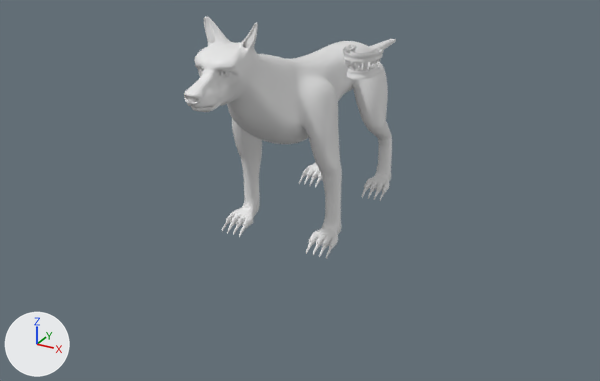
The Blender file scenes/dog.blend: old version first, new version second.
Camera for both pictures: a 50 mm lens placed at (25.4, -38.5, 12.6), pointed at (-0.2, 8.0, -10.7). Lighting does not change. The marker at lower left points along +X, +Y and +Z.
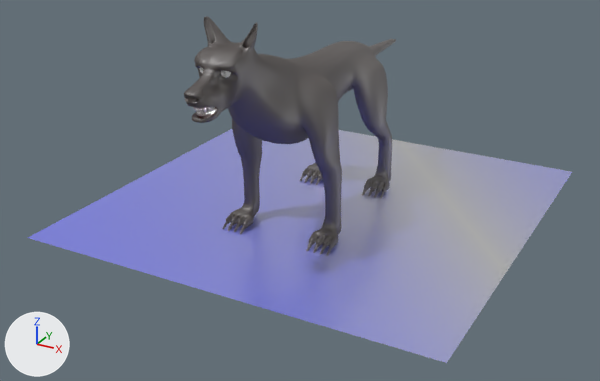
Commit message: Dog scene, complete

Location of each change, [x1, y1, x2, y2] in pixels of the pictures (600 x 381 px):
'Plane', added
    after: [28, 129, 572, 363]
'Cube', reshaped
    before: [184, 16, 396, 259]
    after: [184, 16, 396, 256]
'Cube.001', recoloured, moved, turned, rescaled
    before: [343, 45, 384, 80]
    after: [193, 107, 217, 118]
part 1 of me_cube, built on
    before: [190, 74, 248, 112]
    after: [190, 74, 248, 123]
part 2 of me_cube, recoloured
    both: [184, 16, 396, 256]
part 3 of me_cube_001, recoloured
    before: [346, 63, 381, 80]
    after: [197, 108, 217, 118]
part 4 of me_cube_001, recoloured
    before: [343, 46, 382, 63]
part 5 of me_cube_001, recoloured
    before: [348, 45, 384, 58]
part 6 of me_cube_001, recoloured
    before: [345, 58, 381, 71]
    after: [193, 107, 216, 115]

The change, as a list of edits to the scene's bpy script:
```text
Add ng_pbr_dielectric:
    ng_pbr_dielectric = bpy.data.node_groups.new('PBR Dielectric', 'ShaderNodeTree')
    # nodes: BsdfDiffuse, Group, Math
    # colours: red #e7252e
Add ng_reflection:
    ng_reflection = bpy.data.node_groups.new('Reflection', 'ShaderNodeTree')
    # nodes: BsdfAnisotropic, Group, Math, Mix, MixShader
    # colours: white #ffffff
Add ng_fresnel:
    ng_fresnel = bpy.data.node_groups.new('Fresnel', 'ShaderNodeTree')
    # nodes: Fresnel, LayerWeight, Math, Mix, NewGeometry
Add mat_teeth:
    mat_teeth = bpy.data.materials.new('Teeth')
    mat_teeth.use_nodes = True; mat_teeth.node_tree.nodes.clear()
    _N = mat_teeth.node_tree.nodes; _L = mat_teeth.node_tree.links
    n0 = _N.new('ShaderNodeOutputMaterial'); n0.name = 'Material Output'
    n1 = _N.new('ShaderNodeGroup'); n1.name = 'Group'
    n1.node_tree = ng_pbr_dielectric
    n1.inputs[0].default_value = (1.0, 1.0, 1.0, 1.0)  # 'Color', white #ffffff
    n1.inputs[1].default_value = 0.164  # 'Roughness'
    n1.inputs[2].default_value = 0.582  # 'Reflection'
    n1.inputs[3].default_value = (0.0, 0.0, 0.0)  # 'Normal'
    _L.new(n1.outputs[0], n0.inputs[0])  # 'Shader' to 'Surface'
Add mat_gums:
    mat_gums = bpy.data.materials.new('Gums')
    # nodes: Bump, Group, Math, OutputMaterial, TexNoise
    # colours: dark red #720719
Add mat_material_001:
    mat_material_001 = bpy.data.materials.new('Material.001')
    mat_material_001.use_nodes = True; mat_material_001.node_tree.nodes.clear()
    _N = mat_material_001.node_tree.nodes; _L = mat_material_001.node_tree.links
    n0 = _N.new('ShaderNodeOutputMaterial'); n0.name = 'Material Output'
    n1 = _N.new('ShaderNodeGroup'); n1.name = 'Group'
    n1.node_tree = ng_pbr_dielectric
    n1.inputs[0].default_value = (0.0203, 0.00585, 0.00185, 1.0)  # 'Color', black #271206
    n1.inputs[1].default_value = 0.564  # 'Roughness'
    n1.inputs[2].default_value = 0.155  # 'Reflection'
    n1.inputs[3].default_value = (0.0, 0.0, 0.0)  # 'Normal'
    _L.new(n1.outputs[0], n0.inputs[0])  # 'Shader' to 'Surface'
Add mat_material:
    mat_material = bpy.data.materials.new('Material')
    mat_material.use_nodes = True; mat_material.node_tree.nodes.clear()
    _N = mat_material.node_tree.nodes; _L = mat_material.node_tree.links
    n0 = _N.new('ShaderNodeOutputMaterial'); n0.name = 'Material Output'
    n1 = _N.new('ShaderNodeGroup'); n1.name = 'Group'
    n1.node_tree = ng_pbr_dielectric
    n1.inputs[0].default_value = (0.178, 0.196, 0.8, 1.0)  # 'Color', blue #757ae7
    n1.inputs[1].default_value = 0.291  # 'Roughness'
    n1.inputs[2].default_value = 0.0909  # 'Reflection'
    n1.inputs[3].default_value = (0.0, 0.0, 0.0)  # 'Normal'
    _L.new(n1.outputs[0], n0.inputs[0])  # 'Shader' to 'Surface'
Change me_cube:
    remove me_cube.from_pydata(...)  # 737 vertices, 702 faces; spans x 0.0..4.2, y -4.6..23.5, z -13.1..2.8
    add me_cube.from_pydata(...)  # 783 vertices, 741 faces, 1 loose edge; spans x 0.0..4.2, y -4.6..23.5, z -13.1..2.8
    me_cube part 1
    6 vertices are removed from x 0.0..0.7, y -4.1..-2.4, z -1.4..-1.1
    8 faces are deleted
    5 vertices in x 0.0..0.8, y -2.4..-1.6, z -1.7..-1.3 move by (0.0, 0.1, -0.4)
    4 vertices in x 0.0..0.4, y -3.7..-3.1, z -1.7..-1.5 move by (0.0, 0.1, -0.6)
    3 vertices in x 0.6..1.0, y -1.8..-1.5, z -1.3..-1.0 move by (0.0, 0.0, -0.3)
    3 vertices in x 0.5..0.6, y -3.1..-2.4, z -1.6..-1.4 move by (0.0, 0.1, -0.5)
    3 vertices in x 0.3..0.5, y -2.2..-2.0, z -1.6..-1.3 move by (0.0, 0.0, -0.4)
    14 vertices move from x 0.0..1.2, y -4.0..-1.1, z -1.9..-0.5 to x 0.0..1.2, y -4.0..-1.2, z -2.3..-0.8
    52 vertices are added at x 0.0..0.7, y -4.3..-1.5, z -2.1..-1.1
    1 loose edge is added
    47 new faces join them
    me_cube part 2: 694 faces spanning x 0.0..4.2, y -4.6..23.5, z -13.1..2.8 switch from no material to mat_material_001
Change me_cube_001:
    where me_cube_001.from_pydata(...)  # 606 vertices, 496 faces; spans x 0.0..1.2, y -0.24..2.2, z -1.36..0.26
    me_cube_001 part 3: all 88 faces centred in x 0.12..0.97, y 0.07..2.2, z -1.3..-0.84 switch from no material to mat_gums
    me_cube_001 part 4: all 60 faces centred in x 0.13..1.2, y -0.14..1.45, z -0.26..0.2 switch from no material to mat_gums
    me_cube_001 part 5: all 28 faces centred in x 0.72..1.18, y 1.76..2.0, z -0.26..0.2 switch from no material to mat_gums
    me_cube_001 part 6: all 320 faces centred in x 0.03..1.04, y -0.07..2.03, z -0.83..-0.27 switch from no material to mat_teeth
Add me_plane:
    me_plane.from_pydata([(-1.0, -1.0, 0.0), (1.0, -1.0, 0.0), (-1.0, 1.0, 0.0), (1.0, 1.0, 0.0)], [], [(0, 1, 3, 2)])
    me_plane.materials.append(mat_material)
Change ob_cube_001:
    ob_cube_001.location: (3.99, 7.37, -0.61) -> (0.01, -3.77, -1.14)
    ob_cube_001.rotation_euler: (0.0, 0.0, 0.0) -> (0.184, 0.0, 0.0)  # degrees (0, 0, 0) -> degrees (11, 0, 0)
    ob_cube_001.scale: (1.0, 1.0, 1.0) -> (0.49, 0.575, 0.73)
Add ob_plane:
    ob_plane = bpy.data.objects.new('Plane', me_plane)
    ob_plane.location = (-0.02, 11.35, -12.85)
    ob_plane.scale = (14.8, 14.8, 14.8)
```
